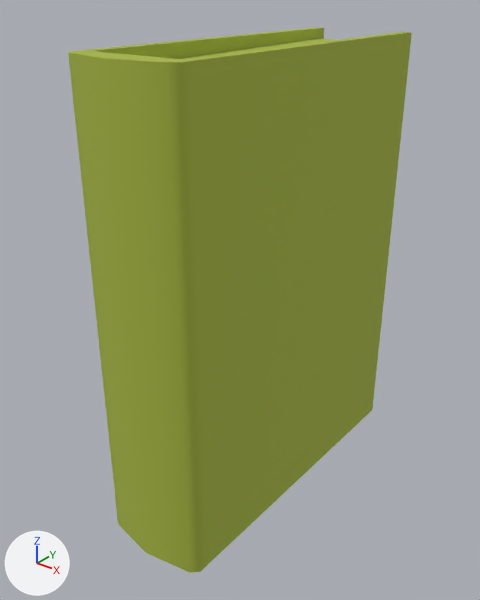
Two versions of the FBX model Ripple Effect/Assets/Resources/Models/RoomModels/RE_PropBook03.FBX, one commit apart.
One viewpoint serves both versions: a 50 mm lens placed at (0.262, -0.348, 0.196), pointed at (-0.006, -0.012, -0.012). The lights are fixed; the arrows at lower left show +X, +Y and +Z. Where no turn or scale is listed for an object, it has been applied to the vertices.

In view in the first picture: 'RE_PropBook03'.
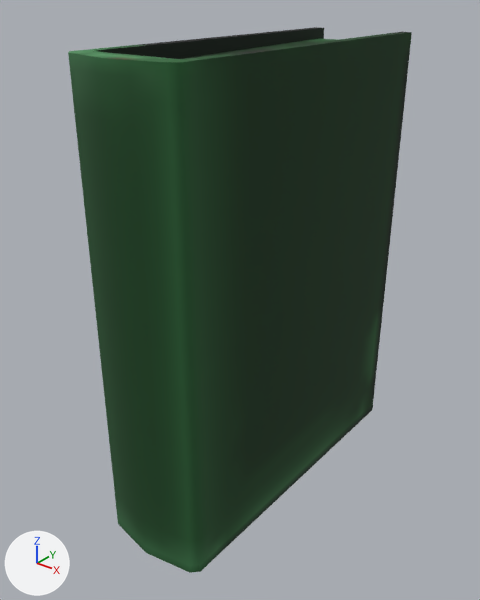
The edits, one by one:
Picture 'Albedo_Matte.png' (img_albedo_matte_png) is new.
In material 'Matte' (mat_matte), base_color is no longer (0.388, 0.475, 0.051), green #a7b740.
In material 'Matte' (mat_matte), texture is now set to img_albedo_matte_png, with its transparency.
me_mesh has 40 vertices, 42 faces and spans x -0.04..0.04, y -0.124..0.124, z -0.161..0.161.
me_mesh is used by ob_re_propbook03; location (0.0, 0.0, 0.0).
me_mesh part 1: texture (UV) coordinates of 42 of 42 faces, centred in x -0.04..0.04, y -0.121..0.124, z -0.161..0.161, changed; they spanned u 0.0..1.0, v 0.01..0.99 and now span u 0.0..0.99, v 0.09..0.99.

Changed parts and their boxes [x1, y1, x2, y2] in the pictures (480 x 600 px):
'RE_PropBook03', surface changed: [68, 27, 412, 573] in both
